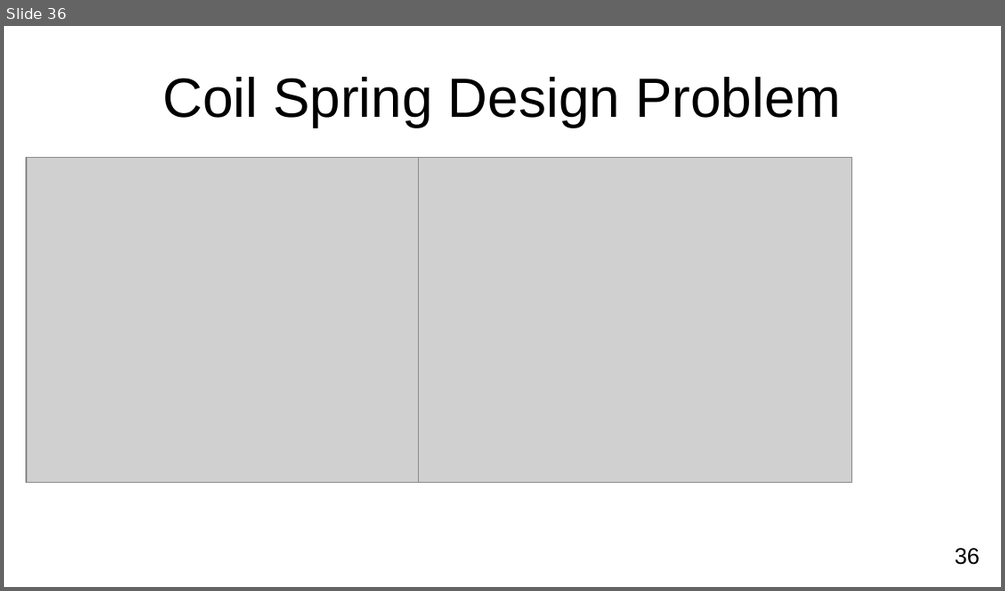
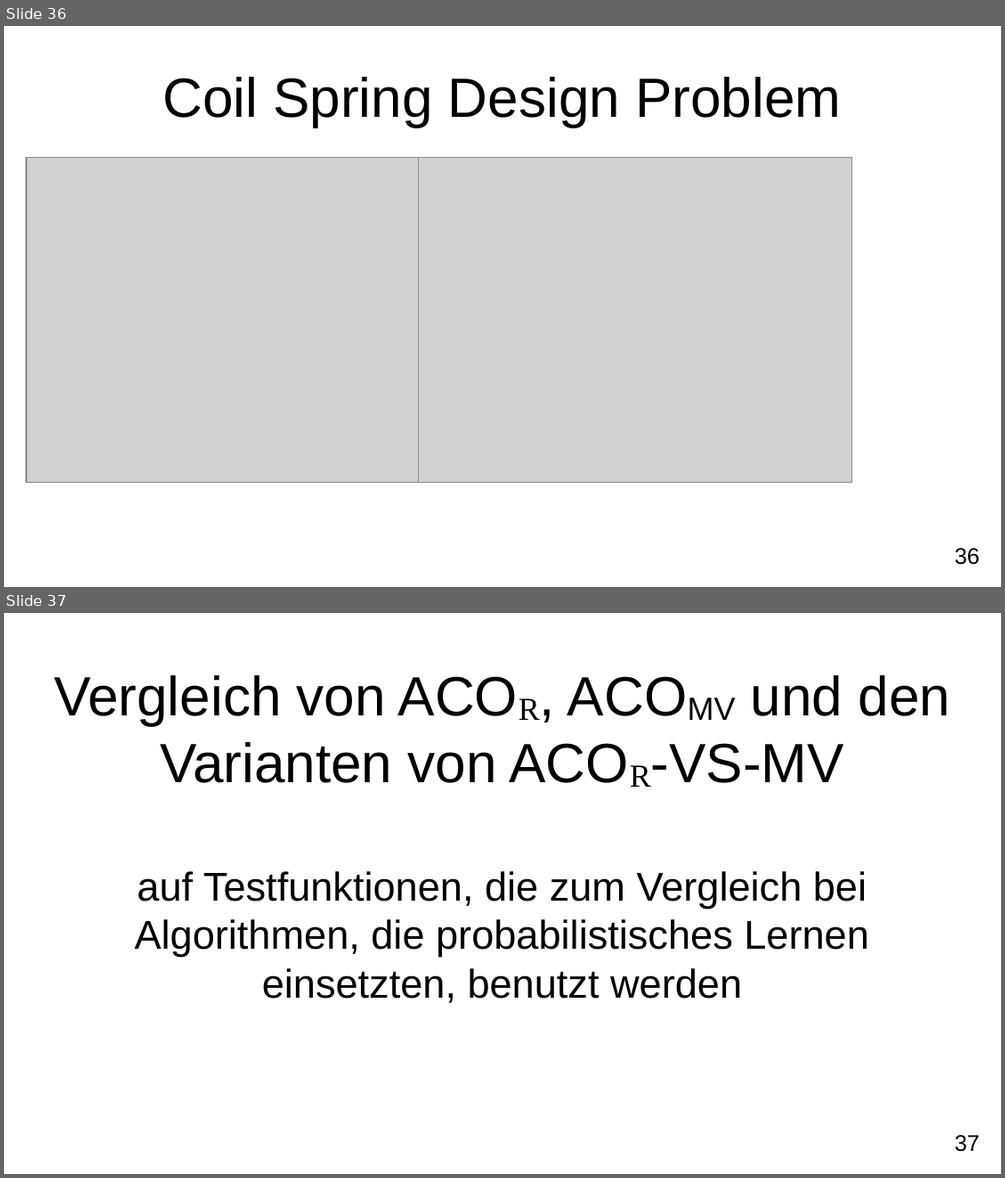
Before and after one commit to FXJackAll/Masterarbeit_Code, a slide deck: Masterarbeit_Verteidigung/Masterarbeit_Verteidigung.odp. Shown one above the other, each under a label of ours: slide 36 before the commit, slides 36 and 37 after it. The pictures are 1005x591 and 1005x1178 pixels, drawn with LibreOffice and Linux fonts; fonts in the diff are those of the drawing; grey boxes stand for pictures; background and template pictures are left out. Boxes give left, top, right and bottom in pixels: in the first picture for what was removed or moved away, otherwise in the second. Text is boxed around its words. In the diff, an @@ line names an element or a change of style, - is before the commit and + after.

```diff
--- a/Masterarbeit_Verteidigung/Masterarbeit_Verteidigung.odp
+++ b/Masterarbeit_Verteidigung/Masterarbeit_Verteidigung.odp
@@ slide 37 added at bbox=[4, 613, 1001, 1174], background #FFFFFF; not listed: 1 template element that a slide beside it also shows @@
@@ title added at bbox=[54, 675, 951, 783], 44 pt, text #000000 @@
+Vergleich von ACOR, ACOMV und den Varianten von ACOR-VS-MV
@@ text added at bbox=[135, 871, 869, 1003], 32 pt, text #000000 @@
+auf Testfunktionen, die zum Vergleich bei Algorithmen, die probabilistisches Lernen einsetzten, benutzt werden
```
Also in this commit, not shown: 2 slides changed, 15 other slides added, 9 other files.
